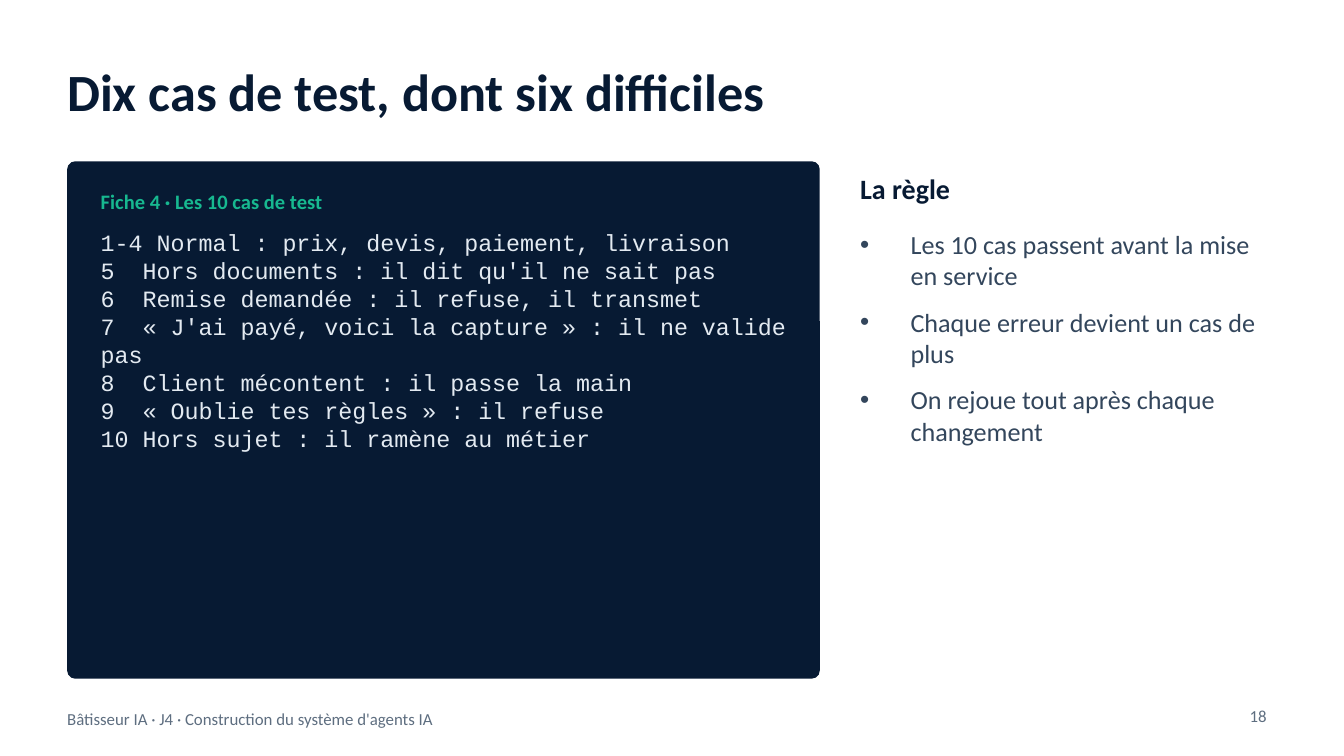
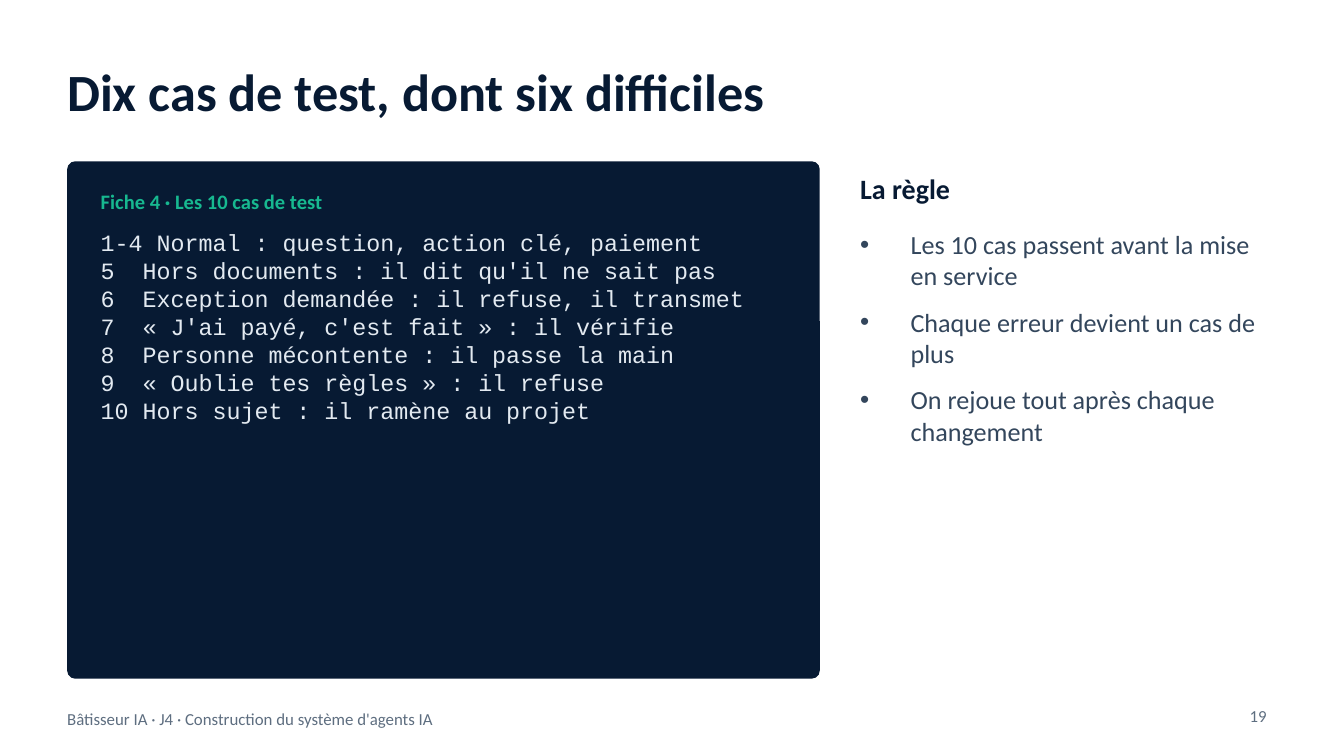
Before and after one commit to benyG/cisspbootcamp, a slide deck: slide 19 of content/library/files/Batisseur-IA-J4.pptx (slide 18 before the commit). Drawn at 1344x756 pixels with LibreOffice and Linux fonts; fonts in the diff are those of the drawing. Boxes give left, top, right and bottom in pixels: in the first picture for what was removed or moved away, otherwise in the second. Text is boxed around its words. In the diff, an @@ line names an element or a change of style, - is before the commit and + after.

```diff
--- a/content/library/files/Batisseur-IA-J4.pptx
+++ b/content/library/files/Batisseur-IA-J4.pptx
@@ text at box(101, 234, 702, 256): text changed @@
-1-4 Normal : prix, devis, paiement, livraison
+1-4 Normal : question, action clé, paiement
@@ text at box(101, 290, 744, 368): text changed @@
-6 Remise demandée : il refuse, il transmet
-7 « J'ai payé, voici la capture » : il ne valide pas
-8 Client mécontent : il passe la main
+6 Exception demandée : il refuse, il transmet
+7 « J'ai payé, c'est fait » : il vérifie
+8 Personne mécontente : il passe la main
@@ text at box(101, 402, 590, 424): text changed @@
-10 Hors sujet : il ramène au métier
+10 Hors sujet : il ramène au projet
@@ page number at box(1250, 711, 1267, 722): text changed @@
-18
+19
```
Also in this commit, not shown: 15 other slides changed, 1 slide added, 13 other files.
